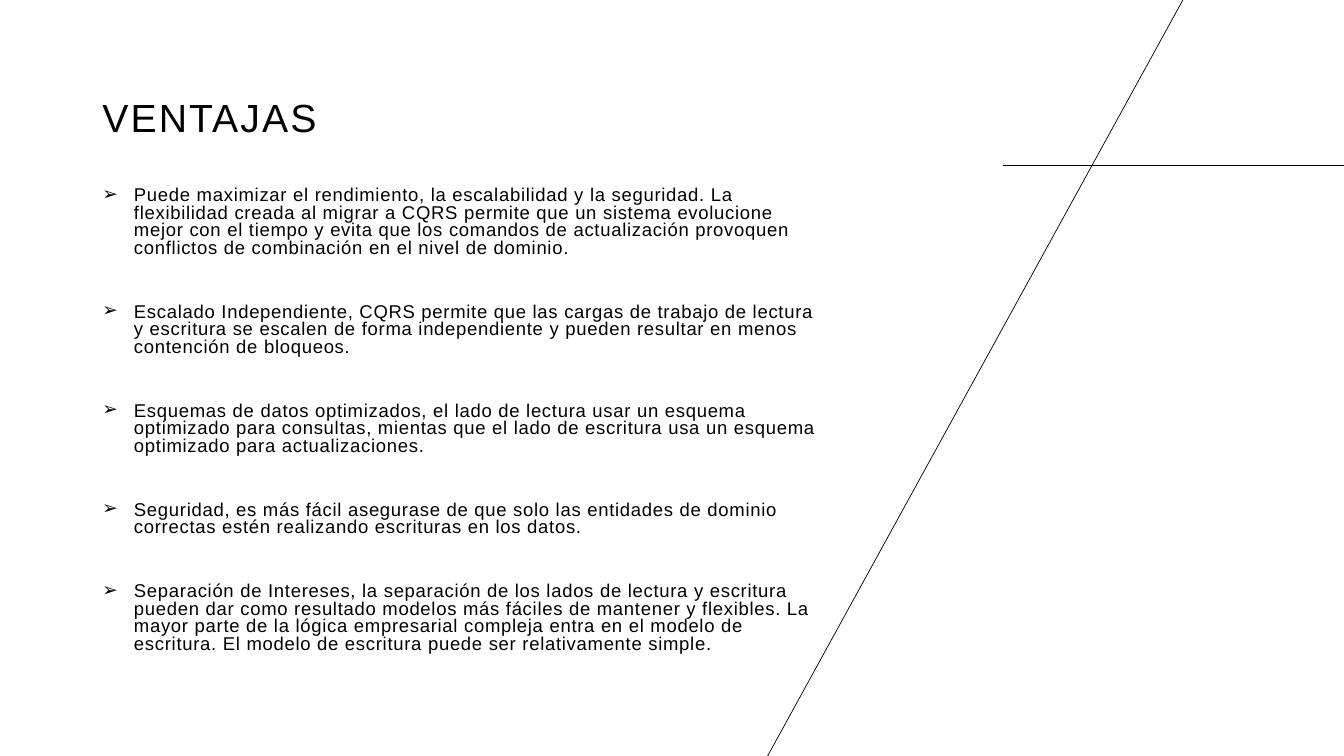
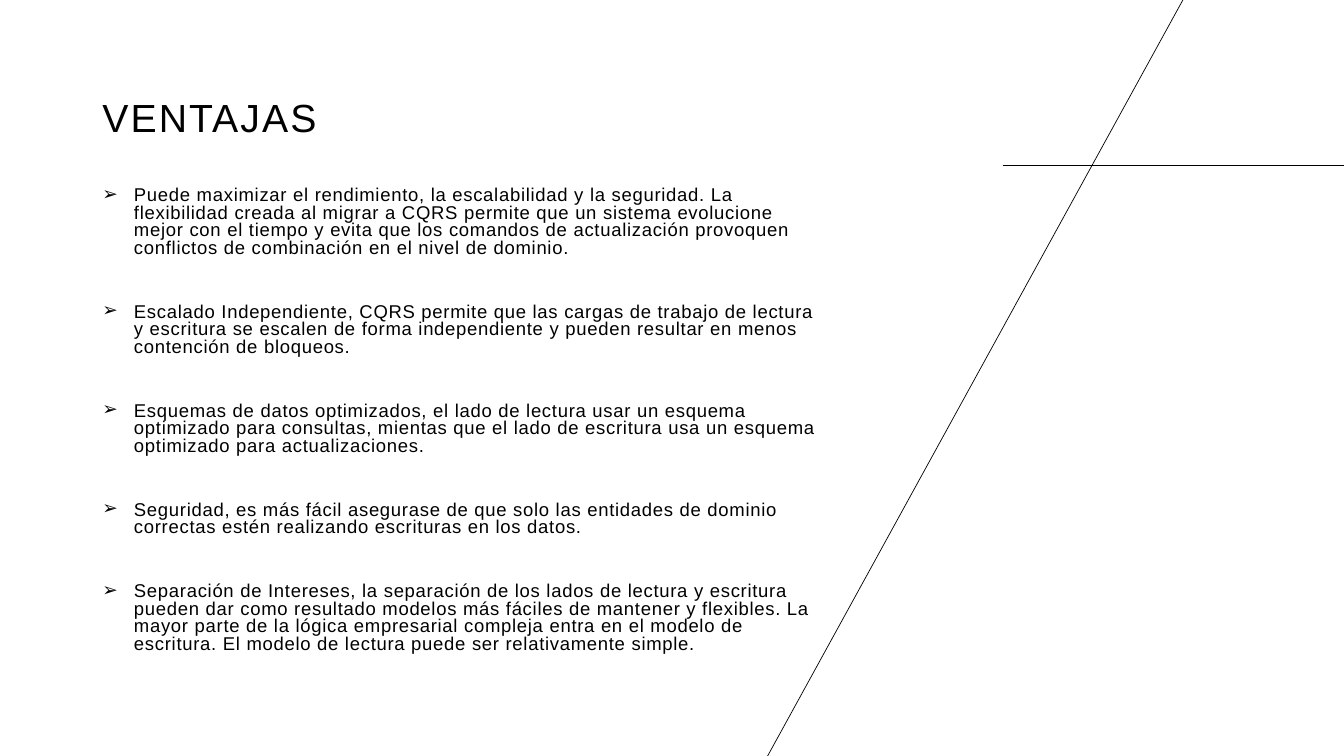
Before and after one commit to joaquinhegi/CQRS, a slide deck: slide 8 of CQRS.pptx. Drawn at 1344x756 pixels with LibreOffice and Linux fonts; fonts in the diff are those of the drawing. Boxes give left, top, right and bottom in pixels: in the first picture for what was removed or moved away, otherwise in the second. Text is boxed around its words. In the diff, an @@ line names an element or a change of style, - is before the commit and + after.

```diff
--- a/CQRS.pptx
+++ b/CQRS.pptx
@@ text at [134,583,808,654]: text changed @@
-➢ Separación de Intereses, la separación de los lados de lectura y escritura pueden dar como resultado modelos más fáciles de mantener y flexibles. La mayor parte de la lógica empresarial compleja entra en el modelo de escritura. El modelo de escritura puede ser relativamente simple.
+➢ Separación de Intereses, la separación de los lados de lectura y escritura pueden dar como resultado modelos más fáciles de mantener y flexibles. La mayor parte de la lógica empresarial compleja entra en el modelo de escritura. El modelo de lectura puede ser relativamente simple.
```
Also in this commit, not shown: 3 other slides changed.
